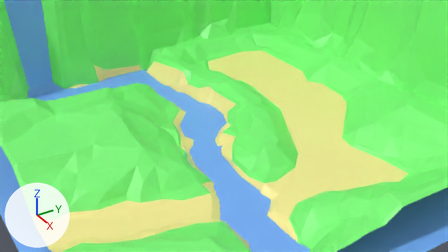
The Blender file SimpleGameScene.blend, before and after one commit.
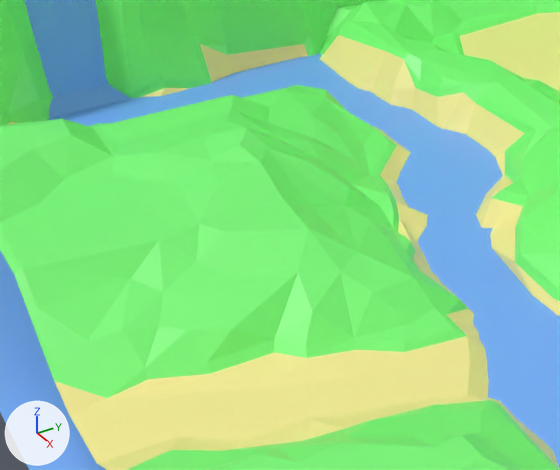
The first picture shows the older version from the file's camera 'Camera'. The close-ups show both versions on the part from 1% to 56% of the width and 18% to 100% of the height of that picture; other places that the commit changed are outside them. Lighting does not change. The marker at lower left points along +X, +Y and +Z.
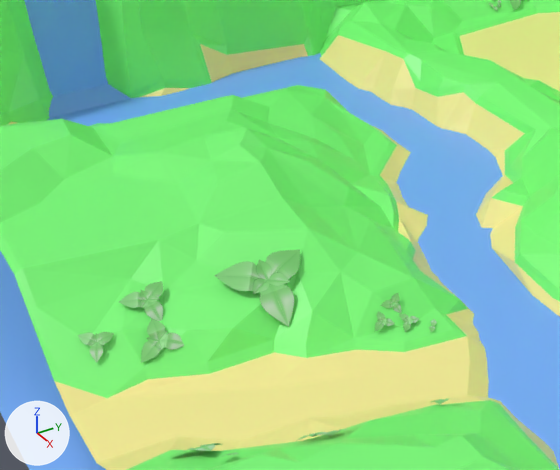
Pixel boxes (x1, y1, x2, y2) of what changed, in the close-ups (560 x 470 px):
'Shrub6Leaf.020', added: after (215, 250, 300, 327)
'Shrub6Leaf.017', added: after (141, 319, 184, 363)
'Shrub6Leaf.018', added: after (119, 281, 163, 321)
'Shrub6Leaf.019', added: after (78, 332, 114, 362)
'Shrub6Leaf.003', added: after (381, 293, 401, 313)
'Shrub6Leaf.002', added: after (375, 311, 395, 331)
'Shrub6Leaf.001', added: after (399, 314, 419, 332)
'Shrub6Leaf.009', added: after (178, 443, 222, 454)
'Shrub6Leaf.010', added: after (510, 0, 521, 11)
'Shrub6Leaf.007', added: after (296, 432, 329, 441)
'Shrub2Leaf.001', added: after (429, 319, 437, 332)
'Shrub6Leaf.006', added: after (327, 429, 348, 436)
'Shrub6Leaf.021', added: after (432, 399, 459, 404)
'Shrub2Leaf.005', added: after (489, 3, 497, 10)
'Shrub2Leaf.004', added: after (497, 0, 501, 9)
'Shrub6Leaf.008', added: after (221, 453, 238, 457)

The change, as a list of edits to the scene's bpy script:
```text
Add col_shrub6leaf:
    col_shrub6leaf = bpy.data.collections.new('Shrub6Leaf')
    col_shrub6leaf.objects.link(ob_shrub6leaf_022)
Add col_shrub2leaf:
    col_shrub2leaf = bpy.data.collections.new('Shrub2Leaf')
    col_shrub2leaf.objects.link(ob_shrub2leaf_013)
Add ob_shrub6leaf_022:
    ob_shrub6leaf_022 = bpy.data.objects.new('Shrub6Leaf.022', me_plane_011)  # 9 vertices, 7 faces; spans x -0.603..0.636, y -0.431..0.736, z -0.044..0.063
    ob_shrub6leaf_022.location = (0.0, 0.0, 0.0)
Add ob_shrub2leaf_013:
    ob_shrub2leaf_013 = bpy.data.objects.new('Shrub2Leaf.013', me_plane_013)  # 10 vertices, 4 faces; spans x -0.264..0.261, y -0.68..0.681, z -0.057..0.058
    ob_shrub2leaf_013.location = (0.0, 0.0, 0.0)
Add ob_shrub6leaf_021:
    ob_shrub6leaf_021 = bpy.data.objects.new('Shrub6Leaf.021', None)
    ob_shrub6leaf_021.location = (27.53, -23.52, 4.65)
    ob_shrub6leaf_021.rotation_euler = (-0.139, -0.562, -0.095)  # degrees (-8, -32, -5.4)
    ob_shrub6leaf_021.scale = (1.8, 1.8, 1.8)
    ob_shrub6leaf_021.instance_type = 'COLLECTION'
    ob_shrub6leaf_021.instance_collection = col_shrub6leaf
Add ob_shrub6leaf_020:
    ob_shrub6leaf_020 = bpy.data.objects.new('Shrub6Leaf.020', None)
    ob_shrub6leaf_020.location = (11.9, -28.19, 6.5)
    ob_shrub6leaf_020.rotation_euler = (-0.589, 0.116, -1.633)  # degrees (-34, 6.6, -94)
    ob_shrub6leaf_020.scale = (5.35, 5.35, 5.35)
    ob_shrub6leaf_020.instance_type = 'COLLECTION'
    ob_shrub6leaf_020.instance_collection = col_shrub6leaf
Add ob_shrub6leaf_019:
    ob_shrub6leaf_019 = bpy.data.objects.new('Shrub6Leaf.019', None)
    ob_shrub6leaf_019.location = (10.69, -39.8, 5.0)
    ob_shrub6leaf_019.rotation_euler = (-0.626, 0.032, -1.983)  # degrees (-36, 1.8, -114)
    ob_shrub6leaf_019.scale = (2.04, 2.04, 2.04)
    ob_shrub6leaf_019.instance_type = 'COLLECTION'
    ob_shrub6leaf_019.instance_collection = col_shrub6leaf
Add ob_shrub6leaf_018:
    ob_shrub6leaf_018 = bpy.data.objects.new('Shrub6Leaf.018', None)
    ob_shrub6leaf_018.location = (9.47, -35.79, 6.19)
    ob_shrub6leaf_018.rotation_euler = (-0.566, 0.208, -1.49)  # degrees (-32, 12, -85)
    ob_shrub6leaf_018.scale = (2.78, 2.78, 2.78)
    ob_shrub6leaf_018.instance_type = 'COLLECTION'
    ob_shrub6leaf_018.instance_collection = col_shrub6leaf
Add ob_shrub6leaf_017:
    ob_shrub6leaf_017 = bpy.data.objects.new('Shrub6Leaf.017', None)
    ob_shrub6leaf_017.location = (12.22, -36.12, 4.7)
    ob_shrub6leaf_017.rotation_euler = (-0.205, 0.567, -0.602)  # degrees (-12, 32, -34)
    ob_shrub6leaf_017.scale = (2.78, 2.78, 2.78)
    ob_shrub6leaf_017.instance_type = 'COLLECTION'
    ob_shrub6leaf_017.instance_collection = col_shrub6leaf
Add ob_shrub6leaf_010:
    ob_shrub6leaf_010 = bpy.data.objects.new('Shrub6Leaf.010', None)
    ob_shrub6leaf_010.location = (-29.02, 17.71, 4.27)
    ob_shrub6leaf_010.rotation_euler = (0.0, 0.623, 0.0)  # degrees (0, 36, 0)
    ob_shrub6leaf_010.scale = (3.02, 3.02, 3.02)
    ob_shrub6leaf_010.instance_type = 'COLLECTION'
    ob_shrub6leaf_010.instance_collection = col_shrub6leaf
Add ob_shrub6leaf_009:
    ob_shrub6leaf_009 = bpy.data.objects.new('Shrub6Leaf.009', None)
    ob_shrub6leaf_009.location = (25.03, -38.21, 5.48)
    ob_shrub6leaf_009.rotation_euler = (0.596, -0.119, -1.589)  # degrees (34, -6.8, -91)
    ob_shrub6leaf_009.scale = (2.82, 2.82, 2.82)
    ob_shrub6leaf_009.instance_type = 'COLLECTION'
    ob_shrub6leaf_009.instance_collection = col_shrub6leaf
Add ob_shrub6leaf_007:
    ob_shrub6leaf_007 = bpy.data.objects.new('Shrub6Leaf.007', None)
    ob_shrub6leaf_007.location = (28.22, -32.46, 6.23)
    ob_shrub6leaf_007.rotation_euler = (0.488, -0.376, -1.157)  # degrees (28, -22, -66)
    ob_shrub6leaf_007.scale = (1.8, 1.8, 1.8)
    ob_shrub6leaf_007.instance_type = 'COLLECTION'
    ob_shrub6leaf_007.instance_collection = col_shrub6leaf
Add ob_shrub6leaf_006:
    ob_shrub6leaf_006 = bpy.data.objects.new('Shrub6Leaf.006', None)
    ob_shrub6leaf_006.location = (28.29, -31.13, 5.94)
    ob_shrub6leaf_006.rotation_euler = (-0.041, -0.606, -0.12)  # degrees (-2.3, -35, -6.9)
    ob_shrub6leaf_006.scale = (1.8, 1.8, 1.8)
    ob_shrub6leaf_006.instance_type = 'COLLECTION'
    ob_shrub6leaf_006.instance_collection = col_shrub6leaf
Add ob_shrub6leaf_003:
    ob_shrub6leaf_003 = bpy.data.objects.new('Shrub6Leaf.003', None)
    ob_shrub6leaf_003.location = (16.16, -20.92, 4.55)
    ob_shrub6leaf_003.rotation_euler = (-0.826, 0.381, -1.457)  # degrees (-47, 22, -83)
    ob_shrub6leaf_003.scale = (1.33, 1.33, 1.33)
    ob_shrub6leaf_003.instance_type = 'COLLECTION'
    ob_shrub6leaf_003.instance_collection = col_shrub6leaf
Add ob_shrub6leaf_002:
    ob_shrub6leaf_002 = bpy.data.objects.new('Shrub6Leaf.002', None)
    ob_shrub6leaf_002.location = (16.93, -22.18, 3.94)
    ob_shrub6leaf_002.rotation_euler = (-0.332, 0.519, -0.589)  # degrees (-19, 30, -34)
    ob_shrub6leaf_002.scale = (1.33, 1.33, 1.33)
    ob_shrub6leaf_002.instance_type = 'COLLECTION'
    ob_shrub6leaf_002.instance_collection = col_shrub6leaf
Add ob_shrub6leaf_001:
    ob_shrub6leaf_001 = bpy.data.objects.new('Shrub6Leaf.001', None)
    ob_shrub6leaf_001.location = (17.42, -20.5, 3.65)
    ob_shrub6leaf_001.rotation_euler = (-0.0527, 0.481, -0.119)  # degrees (-3, 28, -6.8)
    ob_shrub6leaf_001.scale = (1.33, 1.33, 1.33)
    ob_shrub6leaf_001.instance_type = 'COLLECTION'
    ob_shrub6leaf_001.instance_collection = col_shrub6leaf
Add ob_shrub2leaf_001:
    ob_shrub2leaf_001 = bpy.data.objects.new('Shrub2Leaf.001', None)
    ob_shrub2leaf_001.location = (18.24, -19.01, 3.22)
    ob_shrub2leaf_001.rotation_euler = (0.221, 0.215, 0.919)  # degrees (13, 12, 53)
    ob_shrub2leaf_001.instance_type = 'COLLECTION'
    ob_shrub2leaf_001.instance_collection = col_shrub2leaf
```
